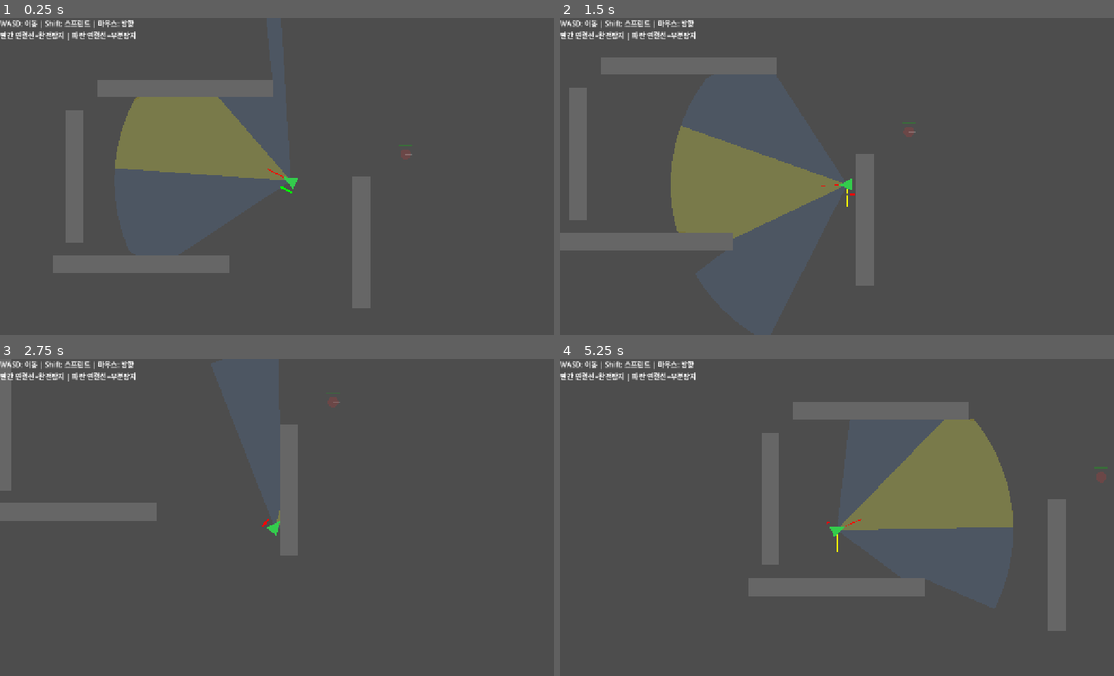
Above: before the commit, frames 1-4 (two rows, left to right).
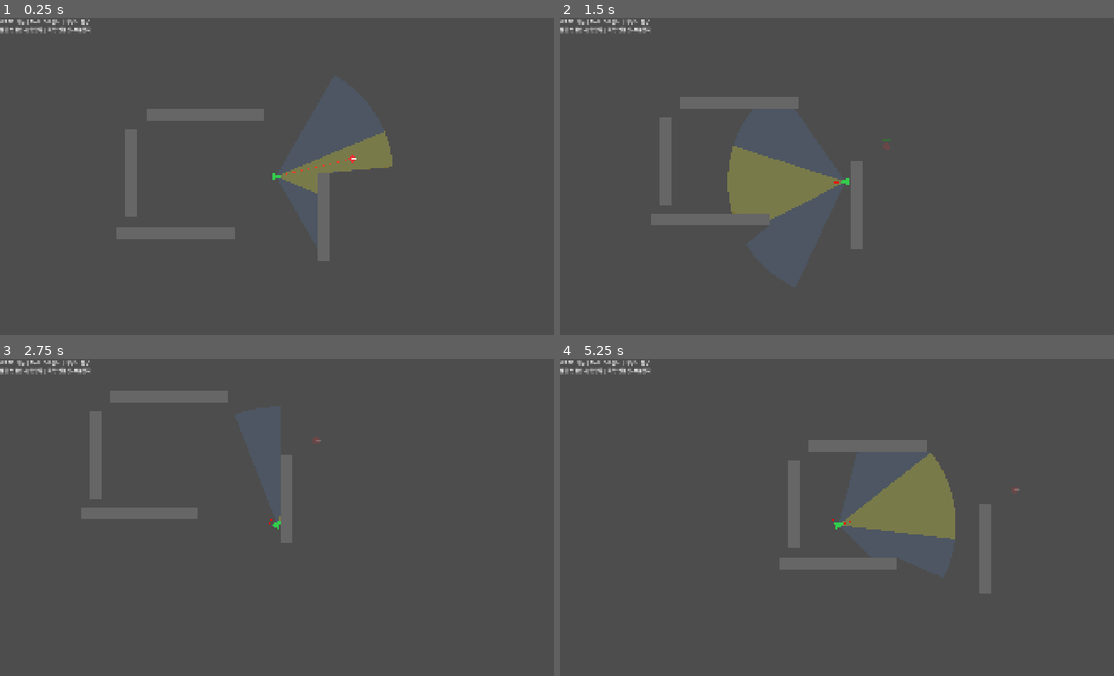
Above: after the commit, the same moments.

Repository: RiffRain3569/Game-Alpha
Game: Godot game, scene res://scenes/main.tscn
Same seed, same stepped clock (60 frames per second), same inputs: the game is played once before the commit and once after it.
Inputs (mouse positions are in pixels of both pictures, inside the frame that each line leads up to):
- Up to frame 1 (0.25 s): no input
- Up to frame 2 (1.5 s): move the mouse to (964, 160) at 0.52 s; hold D (move_right) 0.53-1.28 s; click (964, 160) at 0.6 s; move the mouse to (731, 192) at 1.27 s; hold S (move_down) from 1.28 s (still down); click (731, 192) at 1.35 s
- Up to frame 3 (2.75 s): move the mouse to (337, 447) at 2.02 s; release S (move_down) at 2.03 s; hold D (move_right) from 2.03 s (still down); hold Shift (sprint) from 2.03 s (still down); click (337, 447) at 2.3 s
- Up to frame 4 (5.25 s): tap Enter at 2.75 s; move the mouse to (814, 580) at 2.77 s; release D (move_right) at 2.78 s; release Shift (sprint) at 2.78 s; hold W (move_up) 2.78-3.53 s; click (814, 580) at 2.85 s; move the mouse to (1014, 565) at 3.52 s; hold A (move_left) 3.53-5.03 s; click (1014, 565) at 3.6 s; move the mouse to (670, 469) at 4.27 s; tap Shift (sprint) at 4.35 s; click (670, 469) at 4.55 s; move the mouse to (870, 517) at 5.02 s; hold S (move_down) from 5.03 s (still down); click (870, 517) at 5.1 s

The runs differ from the first frame. In frame 1, 16% of the frame differs, in the area x 0-75%, y 0-92%; in frame 2, 12%; in frame 3, 5.3%; in frame 4, 14%.

Commit message:
fix: [M3] 각목 스윙 애니메이션 + 부채꼴 판정 + 사거리/속도 조정
- 히트 판정을 일직선 → 부채꼴 90°로 변경
- 스윙 애니메이션 추가 (반투명 부채꼴 + 각목 선)
- 사거리 140, 스윙 0.1초
- 윈도우 1920x1080 + 리사이즈 가능

Co-Authored-By: Claude Opus 4.6 (1M context) <noreply@anthropic.com>

Diff:
--- a/project.godot
+++ b/project.godot
@@ -17,8 +17,9 @@
 
 [display]
 
-window/size/viewport_width=1280
-window/size/viewport_height=720
+window/size/viewport_width=1920
+window/size/viewport_height=1080
+window/size/resizable=true
 window/stretch/mode="canvas_items"
 
 [input]
--- a/scripts/player.gd
+++ b/scripts/player.gd
@@ -5,14 +5,18 @@
 @export var sprint_multiplier: float = 1.8
 
 @export_group("Melee Attack")
-@export var attack_range: float = 60.0
+@export var attack_range: float = 140.0
+@export var attack_arc_deg: float = 90.0
 @export var attack_cooldown: float = 3.0
+@export var swing_duration: float = 0.1
 @export var damage_back: float = 50.0
 @export var damage_side: float = 30.0
 @export var damage_front: float = 17.5
 
 var input_direction: Vector2 = Vector2.ZERO
 var _cooldown_remaining: float = 0.0
+var _swing_timer: float = 0.0
+var _swing_progress: float = 0.0
 
 @onready var _vision_cone: VisionCone = $VisionCone
 
@@ -32,6 +36,10 @@
 
 	if _cooldown_remaining > 0.0:
 		_cooldown_remaining -= delta
+
+	if _swing_timer > 0.0:
+		_swing_timer -= delta
+		_swing_progress = 1.0 - (_swing_timer / swing_duration)
 
 	if Input.is_action_just_pressed("attack") and _cooldown_remaining <= 0.0:
 		_perform_attack()
@@ -55,6 +63,10 @@
 
 func _perform_attack() -> void:
 	_cooldown_remaining = attack_cooldown
+	_swing_timer = swing_duration
+	_swing_progress = 0.0
+
+	var half_arc := deg_to_rad(attack_arc_deg) * 0.5
 
 	for node in get_tree().get_nodes_in_group("targets"):
 		if node == self or not node is Node2D:
@@ -65,7 +77,7 @@
 			continue
 
 		var attack_angle_diff := absf(wrapf(to_target.angle() - rotation, -PI, PI))
-		if attack_angle_diff > deg_to_rad(30.0):
+		if attack_angle_diff > half_arc:
 			continue
 
 		var damage := _calc_angle_damage(node)
@@ -94,10 +106,21 @@
 		draw_line(Vector2.ZERO, input_direction.rotated(-rotation) * 50.0, Color.YELLOW, 2.0)
 	draw_line(Vector2.ZERO, Vector2(60, 0), Color.RED, 1.5)
 
-	# 각목 히트박스 (쿨��운 직후 잠깐 표시)
-	if _cooldown_remaining > attack_cooldown - 0.15:
-		var hit_end := Vector2(attack_range, 0)
-		draw_line(Vector2.ZERO, hit_end, Color.WHITE, 4.0)
+	# Swing animation
+	if _swing_timer > 0.0:
+		var half_arc := deg_to_rad(attack_arc_deg) * 0.5
+		var swing_angle := lerpf(-half_arc, half_arc, _swing_progress)
+		var arc_points := PackedVector2Array()
+		arc_points.append(Vector2.ZERO)
+		var segments := 12
+		for i in range(segments + 1):
+			var t_arc := float(i) / float(segments)
+			var a := lerpf(-half_arc, swing_angle, t_arc)
+			arc_points.append(Vector2(cos(a), sin(a)) * attack_range)
+		draw_colored_polygon(arc_points, Color(1.0, 1.0, 1.0, 0.3))
+		var bat_end := Vector2(cos(swing_angle), sin(swing_angle)) * attack_range
+		draw_line(Vector2.ZERO, bat_end, Color.WHITE, 3.0)
+
 
 	# 쿨다운 게이지
 	var cd_ratio := clampf(_cooldown_remaining / attack_cooldown, 0.0, 1.0)
